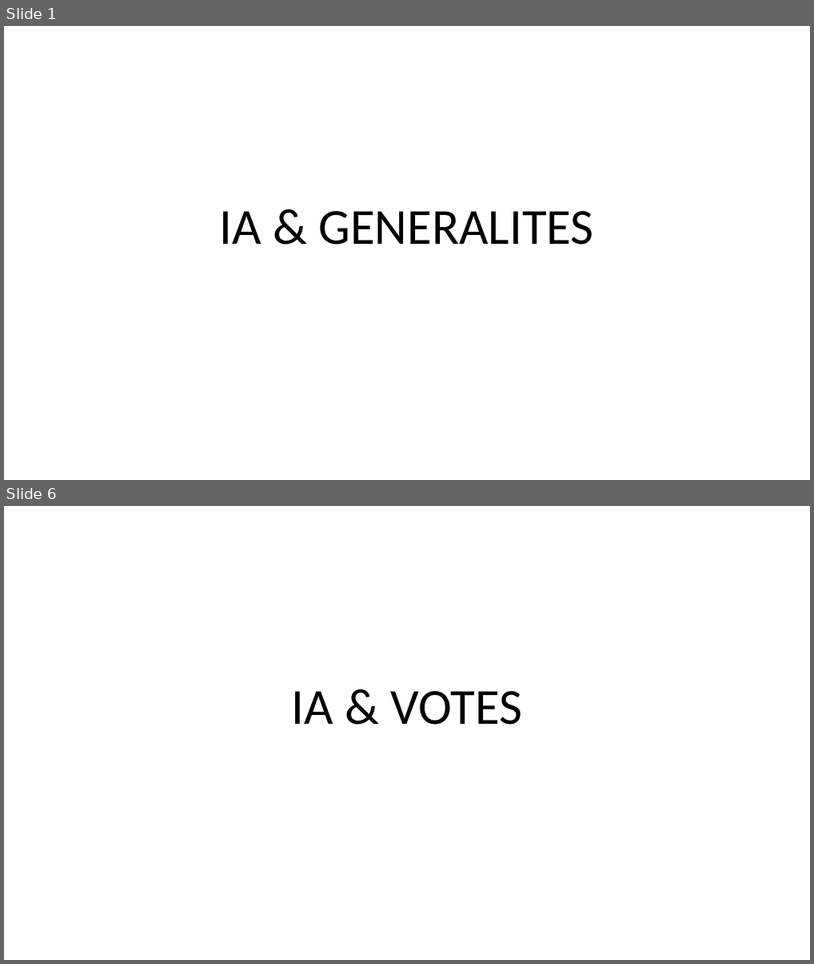
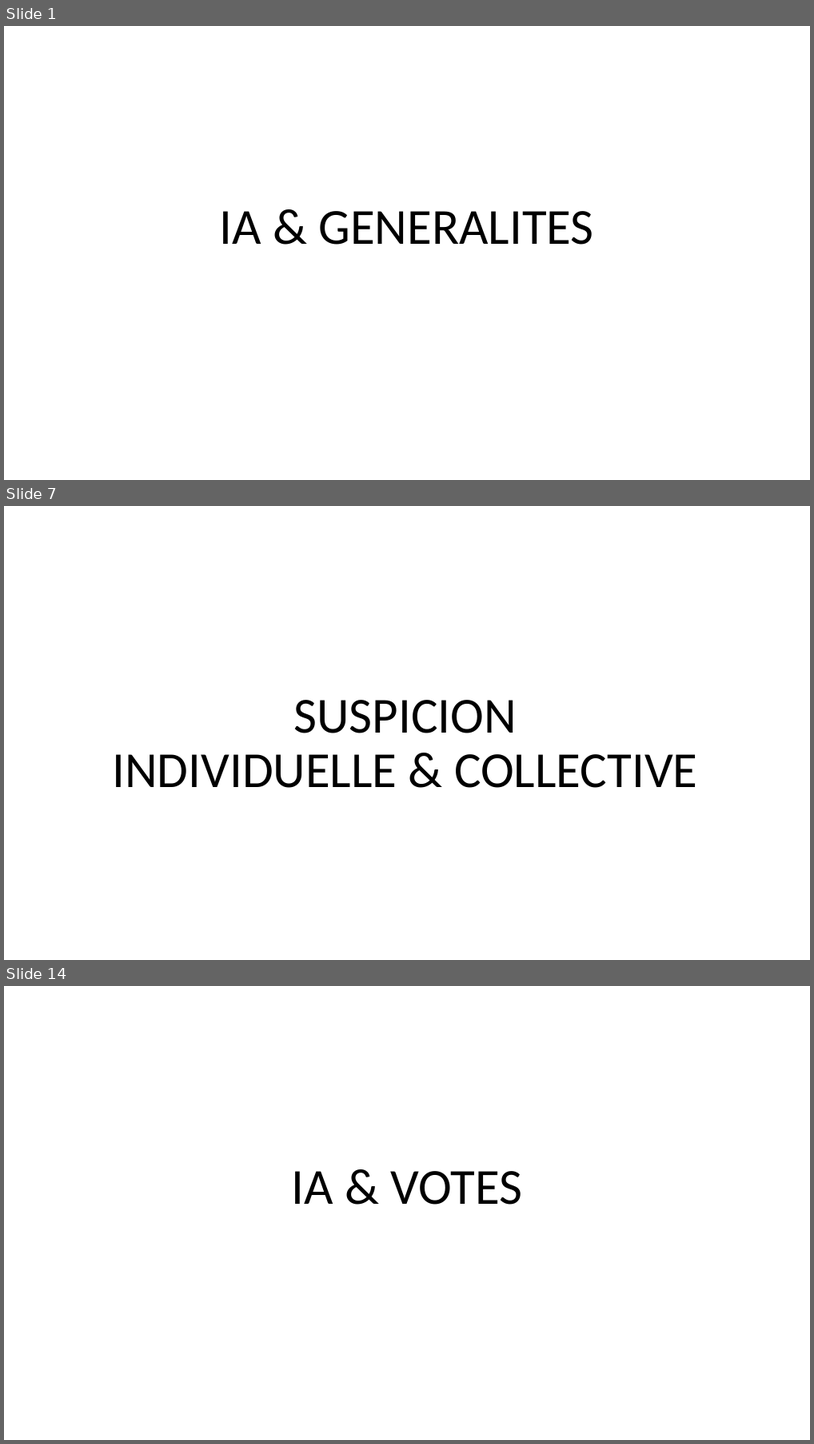
Before and after one commit to konamdav/Loup-Garou, a slide deck: README.pptx. Shown one above the other, each under a label of ours: slides 1 and 6 before the commit, slides 1, 7 and 14 after it; the slides between them are not shown. The pictures are 814x964 and 814x1444 pixels, drawn with LibreOffice and Linux fonts; fonts in the diff are those of the drawing. Boxes give left, top, right and bottom in pixels: in the first picture for what was removed or moved away, otherwise in the second. Text is boxed around its words. In the diff, an @@ line names an element or a change of style, - is before the commit and + after.

```diff
--- a/README.pptx
+++ b/README.pptx
@@ slide 7 added at box(4, 506, 810, 960), background #FFFFFF @@
@@ title added at box(113, 700, 698, 788), 60 pt, text #000000 @@
+SUSPICION
+INDIVIDUELLE & COLLECTIVE
@@ what was slide 6 is now slide 14 @@
```
Also in this commit, not shown: 4 slides changed, 9 other slides added, 1 slide removed.
